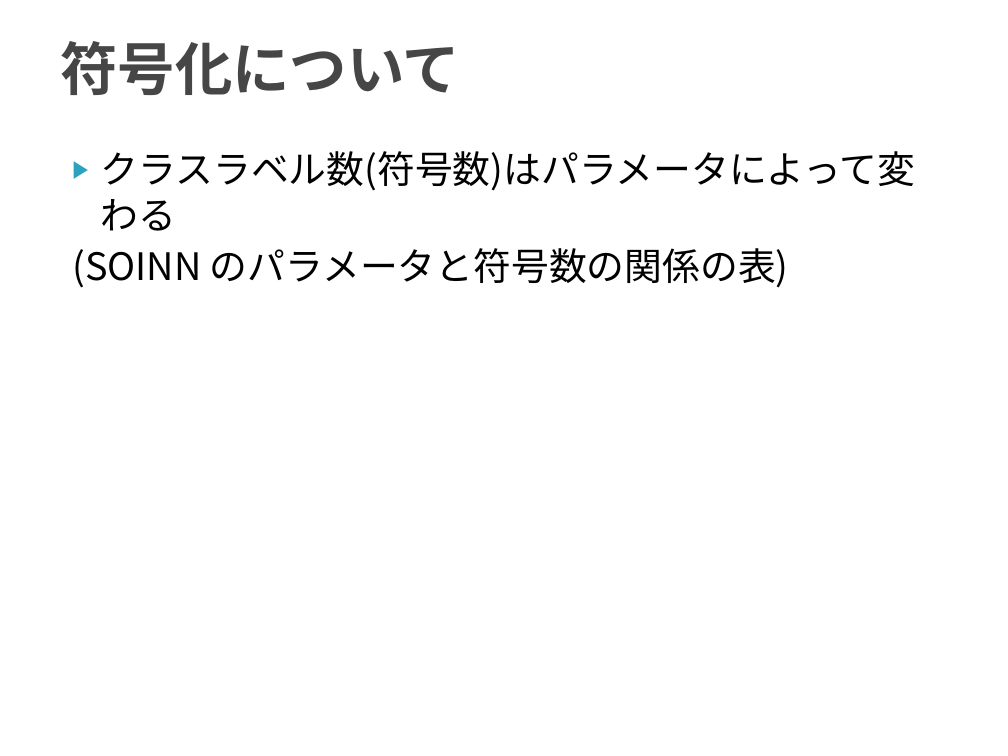
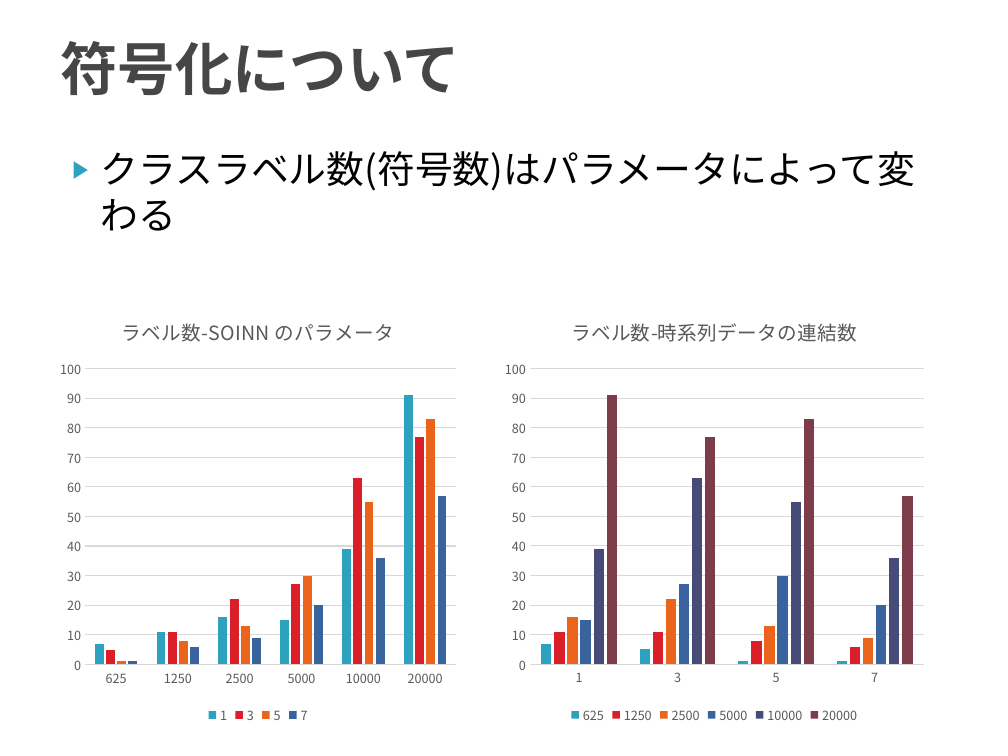
Before and after one commit to TetsuyaKomota/MyMasterStudies, a slide deck: slide 129 of slides/discussion2016.pptx. Drawn at 1008x756 pixels with LibreOffice and Linux fonts; fonts in the diff are those of the drawing. Boxes give left, top, right and bottom in pixels: in the first picture for what was removed or moved away, otherwise in the second. Text is boxed around its words. In the diff, an @@ line names an element or a change of style, - is before the commit and + after.

```diff
--- a/slides/discussion2016.pptx
+++ b/slides/discussion2016.pptx
@@ text at (72, 248, 789, 288): paragraph removed @@
-(SOINN のパラメータと符号数の関係の表)
@@ column chart added at (52, 298, 465, 728) @@
+title "ラベル数-SOINN のパラメータ "
+categories: 625, 1250, 2500, 5000, 10000, 20000
+1: 7, 11, 16, 15, 39, 91
+3: 5, 11, 22, 27, 63, 77
+5: 1, 8, 13, 30, 55, 83
+7: 1, 6, 9, 20, 36, 57
@@ column chart added at (496, 298, 932, 728) @@
+title "ラベル数-時系列データの連結数 "
+categories: 1, 3, 5, 7
+625: 7, 5, 1, 1
+1250: 11, 11, 8, 6
+2500: 16, 22, 13, 9
+5000: 15, 27, 30, 20
+10000: 39, 63, 55, 36
+20000: 91, 77, 83, 57
```
Also in this commit, not shown: 1 other slide changed, 1 other file.
